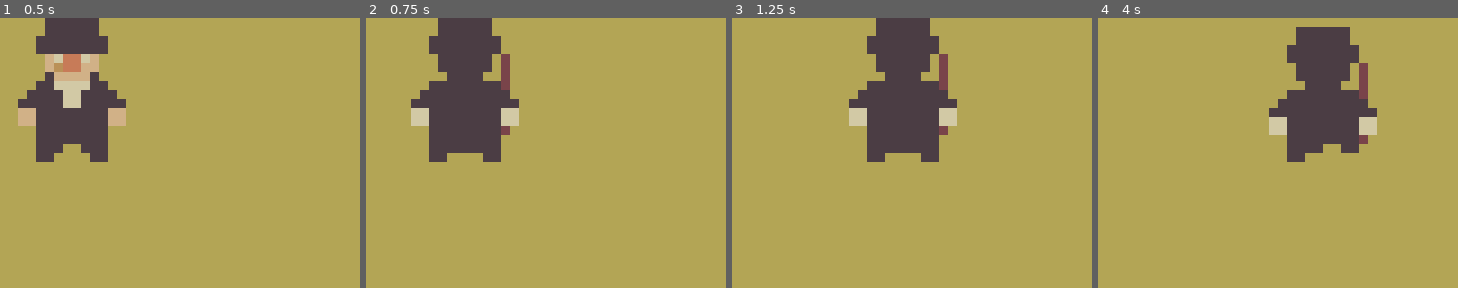
Above: before the commit, frames 1-4 (left to right).
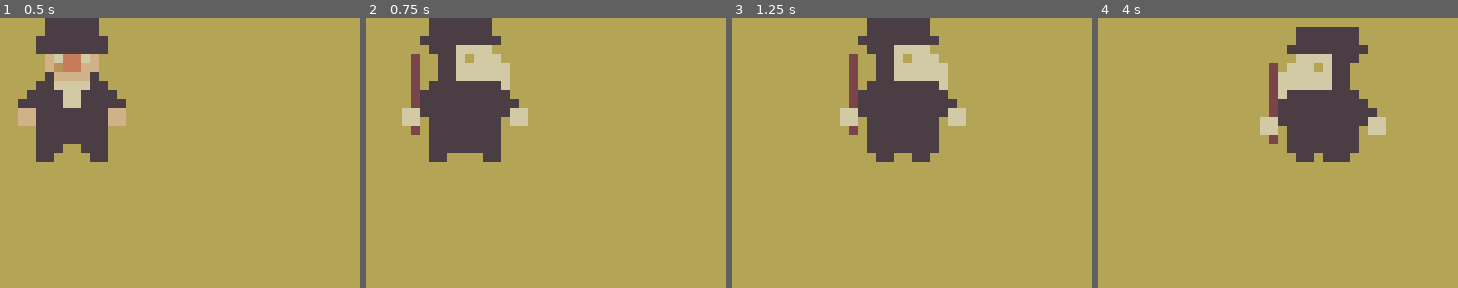
Above: after the commit, the same moments.

Repository: trevorwinser/PlaguePriest
Game: Godot game, scene res://maps/prologue/prologue_1/prologue_1.tscn
The game is run twice, just before and just after one commit, with the same random seed, the same clock (stepped at 60 frames per second) and the same inputs.
Inputs:
- Up to frame 1 (0.5 s): no input
- Up to frame 2 (0.75 s): tap Enter at 0.5 s; hold D (right) from 0.53 s (still down); hold X (switch) from 0.53 s (still down)
- Up to frame 3 (1.25 s): keep holding D (right); keep holding X (switch)
- Up to frame 4 (4 s): release D (right) at 1.28 s; release X (switch) at 1.28 s; hold S (down) 1.28-2.03 s; tap X (switch) at 1.35, 2.85 s; hold D (right) 2.03-2.78 s; hold X (switch) 2.03-2.78 s; hold W (up) 2.78-3.53 s; hold A (left) from 3.53 s (still down); hold X (switch) from 3.53 s (still down)

Frame 1 is identical in both runs. In frame 2, 3.7% of the frame differs, in the area x 10-45%, y 0-44%; in frame 3, 4.0%; in frame 4, 4.5%, in the area x 45-80%, y 3-54%.

Commit message:
Fixed Typo

Diff:
--- a/characters/mc/mc.gd
+++ b/characters/mc/mc.gd
@@ -32,7 +32,7 @@
 	if (move_input != Vector2.ZERO):
 			animation_tree.set("parameters/Priest/Walk/blend_position", move_input)
 			animation_tree.set("parameters/Priest/Idle/blend_position", move_input)
-			animation_tree.set("parameters/Plague/Walk/bledsnd_position", move_input)
+			animation_tree.set("parameters/Plague/Walk/blend_position", move_input)
 			animation_tree.set("parameters/Plague/Idle/blend_position", move_input)
 
 func pick_new_state():
